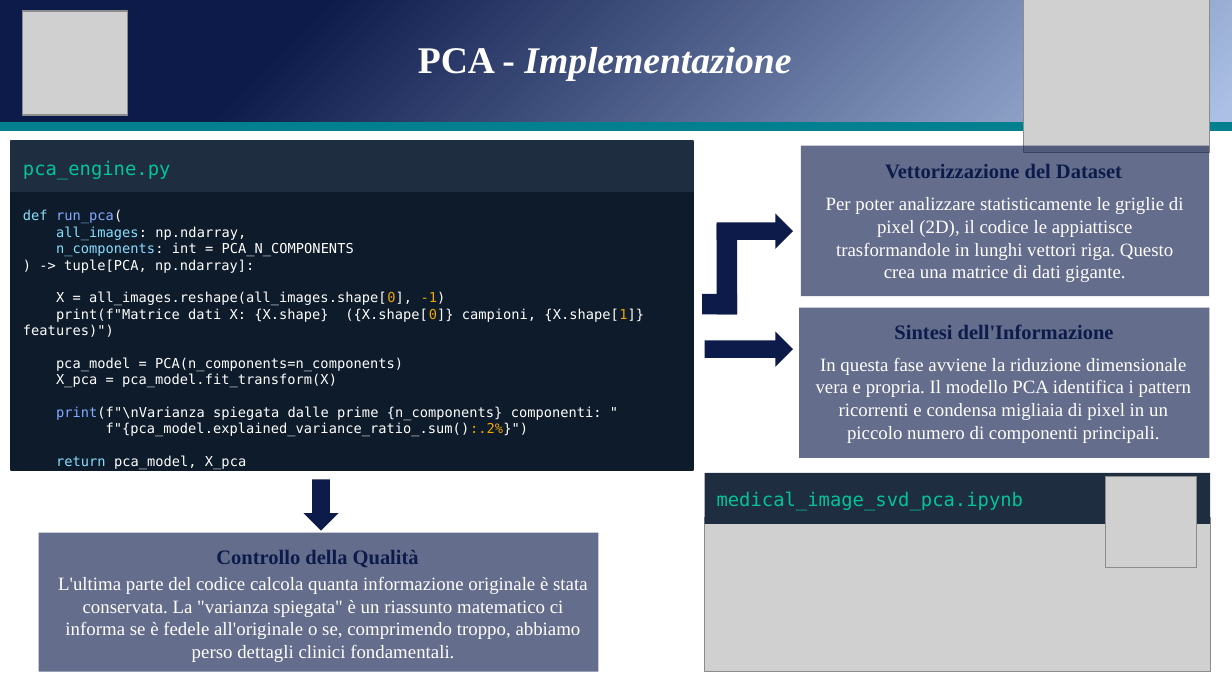
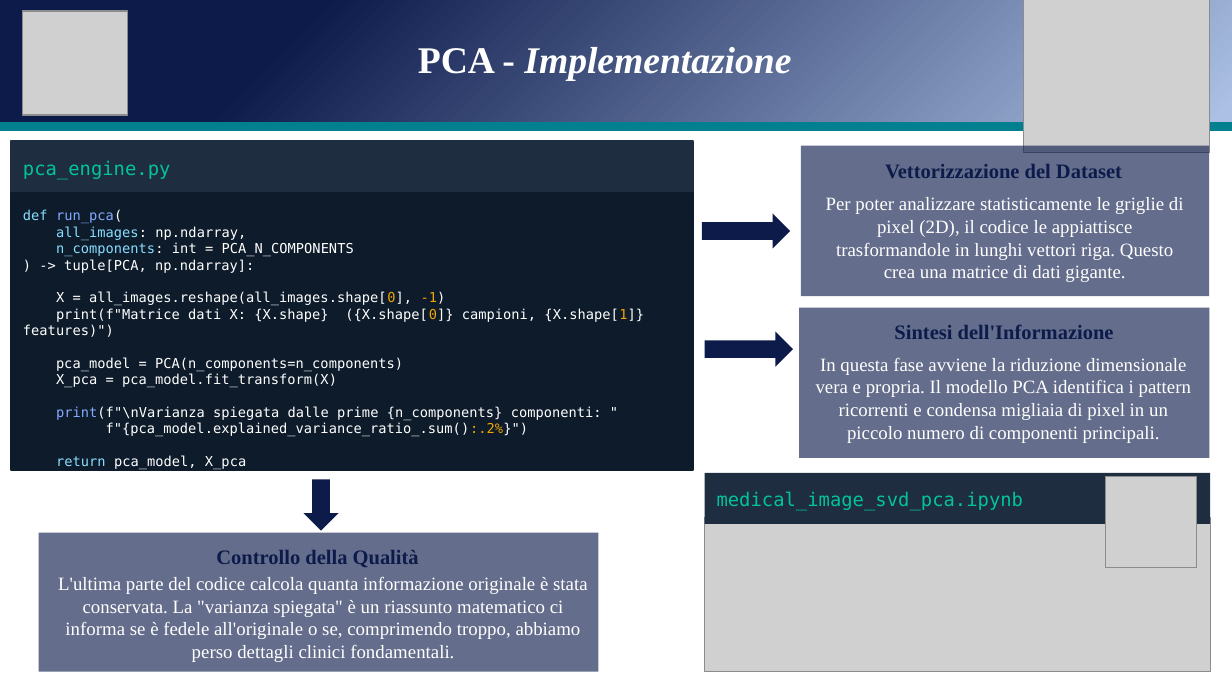
Before and after one commit to andreapatruno1/Image-Compression-and-Analysis, a slide deck: slide 11 of docs/SVD e PCA per l'analisi di immagini mediche.pptx. Drawn at 1232x693 pixels with LibreOffice and Linux fonts; fonts in the diff are those of the drawing; grey boxes stand for pictures. Boxes give left, top, right and bottom in pixels: in the first picture for what was removed or moved away, otherwise in the second. Text is boxed around its words. In the diff, an @@ line names an element or a change of style, - is before the commit and + after.

```diff
--- a/docs/SVD e PCA per l'analisi di immagini mediche.pptx
+++ b/docs/SVD e PCA per l'analisi di immagini mediche.pptx
@@ right arrow: place and size @@
-right arrow at box(717, 213, 793, 249)
+right arrow at box(702, 213, 791, 249)
@@ rectangle removed at box(717, 224, 738, 314) @@
@@ rectangle removed at box(703, 294, 737, 315) @@
```
Also in this commit, not shown: 11 other slides changed, 9 other files.
